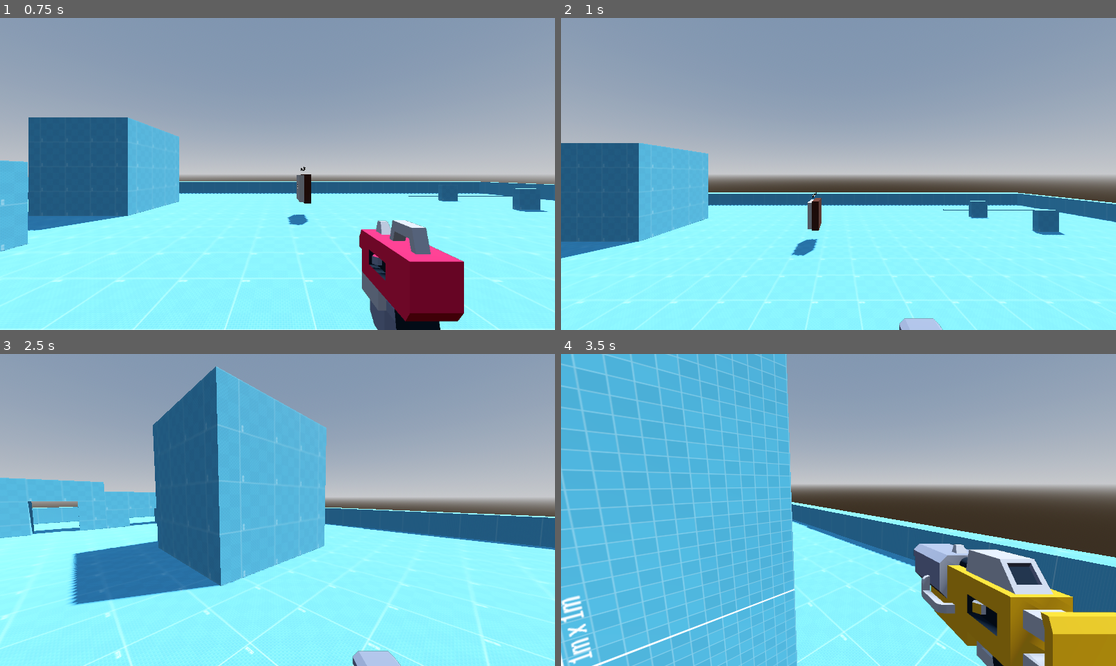
Above: before the commit, frames 1-4 (two rows, left to right).
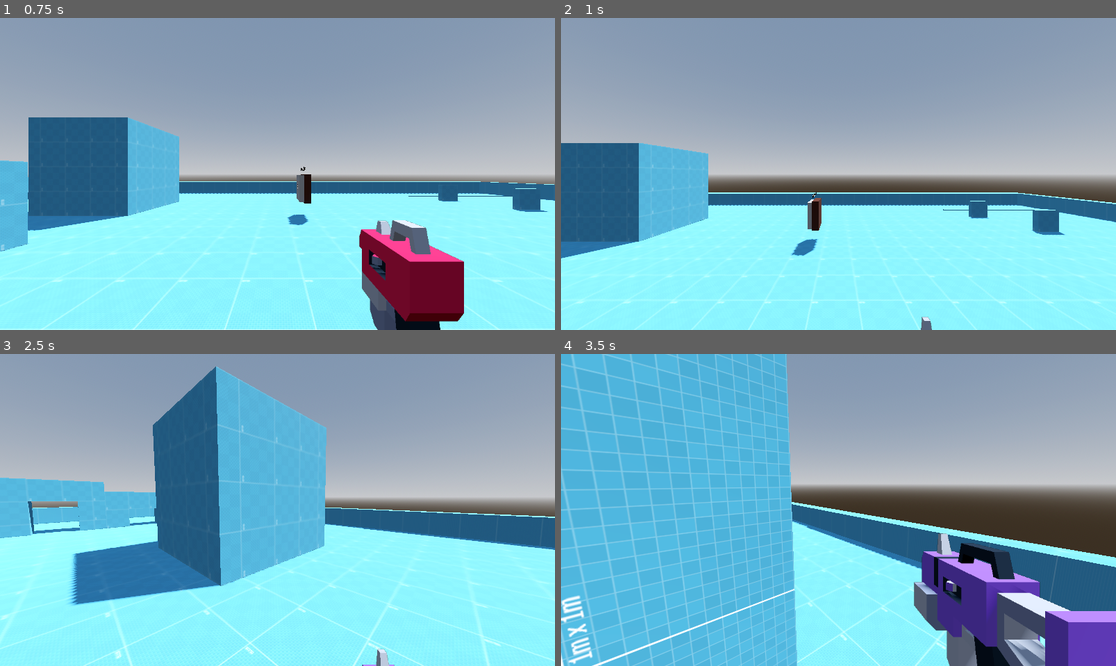
Above: after the commit, the same moments.

Repository: dragon1freak/fps-template
Game: Godot game, scene res://scenes/test_gym/test_gym.tscn
Two runs of this game, one before a commit and one after it. Both use one fixed random seed, a clock stepped at 60 frames per second and the inputs below.
Inputs (mouse positions are in pixels of both pictures, inside the frame that each line leads up to):
- Up to frame 1 (0.75 s): move the mouse to (399, 158) at 0.52 s; hold D (strafe_right) from 0.53 s (still down); click (399, 158) at 0.6 s
- Up to frame 2 (1 s): keep holding D (strafe_right); tap Space (jump) at 0.77 s; tap Q (switch_weapon) at 0.8 s
- Up to frame 3 (2.5 s): move the mouse to (249, 510) at 1.27 s; release D (strafe_right) at 1.28 s; hold W (move_forward) from 1.28 s (still down); tap Q (switch_weapon) at 1.35, 2.3 s; tap Space (jump) at 1.52 s; click (249, 510) at 1.55 s; move the mouse to (288, 503) at 2.02 s; tap F (interact) at 2.1 s
- Up to frame 4 (3.5 s): keep holding W (move_forward); move the mouse to (832, 516) at 2.77 s; click (832, 516) at 2.85 s; tap Space (jump) at 3.02 s

Frame 1 is identical in both runs. In frame 2, 0.3% of the frame differs, in the area x 60-69%, y 95-100%; in frame 3, 0.3%; in frame 4, 10%, in the area x 63-100%, y 57-100%.

Commit message:
Reorganized a bit, added weapon state swapping

Diff:
--- /dev/null
+++ b/global/audio.gd
@@ -0,0 +1,59 @@
+extends Node
+
+# Code adapted from KidsCanCode
+
+var num_players := 18
+var default_bus := "Master"
+var default_volume := -6.0
+
+var available = []  # The available players.
+var queue = []  # The queue of sounds to play.
+
+
+func _ready() -> void:
+	for i in num_players:
+		var p = AudioStreamPlayer.new()
+		add_child(p)
+
+		available.append(p)
+
+		p.volume_db = default_volume
+		p.finished.connect(_on_stream_finished.bind(p))
+		p.bus = default_bus
+
+
+func _on_stream_finished(stream) -> void:
+	available.append(stream)
+
+
+func play(sound, bus := default_bus, volume := default_volume) -> void:
+	if sound is String:
+		play_by_path(sound, bus, volume)
+	elif sound is AudioStream:
+		play_by_stream(sound, bus, volume)
+
+
+func play_by_path(sound_path: String, bus : String, volume : float) -> void:
+	var sounds = sound_path.split(",")
+	var audio_stream = load("res://" + sounds[randi() % sounds.size()].strip_edges())
+	queue.append({"stream": audio_stream, "bus": bus, "volume": volume})
+
+
+func play_by_stream(audio_stream: AudioStream, bus : String, volume : float) -> void:
+	queue.append({"stream": audio_stream, "bus": bus, "volume": volume})
+
+
+func _process(_delta) -> void:
+	if not queue.is_empty() and not available.is_empty():
+		var next = queue.pop_front()
+		var next_player = available.pop_front()
+		if next.stream is String:
+			next_player.stream = load(next.stream)
+		elif next.stream is AudioStream:
+			next_player.stream = next.stream
+
+		if next_player.bus != next.bus:
+			next_player.bus = next.bus
+		next_player.volume_db = next.volume
+		next_player.play()
+		next_player.pitch_scale = randf_range(0.9, 1.1)
--- a/project.godot
+++ b/project.godot
@@ -14,6 +14,10 @@
 run/main_scene="res://scenes/test_gym/test_gym.tscn"
 config/features=PackedStringArray("4.3", "Forward Plus")
 config/icon="res://icon.svg"
+
+[autoload]
+
+Audio="*res://global/audio.gd"
 
 [input]
 
--- a/scenes/player/player.gd
+++ b/scenes/player/player.gd
@@ -78,6 +78,8 @@
 
 var tween : Tween
 func initiate_change_weapon(index):
+	right_hand.set_is_shooting(false)
+
 	weapon_index = index
 
 	tween = get_tree().create_tween()
--- a/scenes/player/player.tscn
+++ b/scenes/player/player.tscn
@@ -1,31 +1,35 @@
-[gd_scene load_steps=21 format=3 uid="uid://clgbxao7515tt"]
+[gd_scene load_steps=24 format=3 uid="uid://clgbxao7515tt"]
 
 [ext_resource type="Script" path="res://scenes/player/player.gd" id="1_ah64t"]
 [ext_resource type="Script" path="res://scripts/stat_block.gd" id="2_46c7b"]
 [ext_resource type="Script" path="res://scripts/FSM/state_machine.gd" id="2_qhsxl"]
 [ext_resource type="Script" path="res://weapon.gd" id="2_w3ppi"]
-[ext_resource type="PackedScene" uid="uid://buc6h2h8ai5h4" path="res://blasterG.glb" id="4_co1wp"]
+[ext_resource type="AudioStream" uid="uid://de585amwg5iv6" path="res://sounds/weapons/laserLarge_000.ogg" id="4_h8r18"]
 [ext_resource type="Script" path="res://scenes/player/no_clip_camera.gd" id="4_hy8vk"]
+[ext_resource type="AudioStream" uid="uid://jxrcu45tsgfy" path="res://sounds/weapons/reload_end.ogg" id="4_m7y4k"]
 [ext_resource type="Script" path="res://scenes/player/states/idle.gd" id="4_sd7vf"]
 [ext_resource type="Script" path="res://scenes/player/interactor.gd" id="5_21qci"]
-[ext_resource type="PackedScene" uid="uid://bg2ujckow4hqh" path="res://blasterC.glb" id="5_g8ehu"]
+[ext_resource type="AudioStream" uid="uid://htllncfymegd" path="res://sounds/weapons/start_reload.ogg" id="5_5814m"]
+[ext_resource type="PackedScene" uid="uid://bg2ujckow4hqh" path="res://models/weapons/blasterC.glb" id="5_g8ehu"]
+[ext_resource type="Resource" uid="uid://cs1txkd3r1vuk" path="res://scenes/player/weapon_states/default_weapon_states.tres" id="5_hkjfa"]
+[ext_resource type="PackedScene" uid="uid://bn6y7j6nvhwr3" path="res://models/weapons/blasterD.glb" id="5_kmphp"]
 [ext_resource type="Script" path="res://scenes/player/states/run.gd" id="5_rmbbx"]
+[ext_resource type="AudioStream" uid="uid://dd56gjkdv8l37" path="res://sounds/weapons/laserSmall_001.ogg" id="6_03k2u"]
 [ext_resource type="Script" path="res://scenes/player/states/jump.gd" id="6_5jj8m"]
+[ext_resource type="AudioStream" uid="uid://dndwxtat4p4wo" path="res://sounds/weapons/reload_step.ogg" id="6_oetyi"]
 [ext_resource type="Script" path="res://scenes/player/states/fall.gd" id="7_5a0et"]
 [ext_resource type="Script" path="res://scenes/player/player_weapon_slot.gd" id="8_foj71"]
-[ext_resource type="Script" path="res://scenes/player/weapon_states/idle.gd" id="10_jwke7"]
-[ext_resource type="Script" path="res://scenes/player/weapon_states/shoot.gd" id="11_06pgs"]
-[ext_resource type="Script" path="res://scenes/player/weapon_states/reload.gd" id="12_x5o34"]
 
 [sub_resource type="Resource" id="Resource_p5il2"]
 script = ExtResource("2_w3ppi")
+states = ExtResource("5_hkjfa")
 model = ExtResource("5_g8ehu")
 position = Vector3(0.324, -0.264, -0.929)
 rotation = Vector3(0, 180, 0)
 muzzle_position = Vector3(0, 0, 0)
 muzzle_scale = Vector3(1, 1, 1)
 automatic = false
-fire_rate = 0.1
+fire_rate = 0.3
 max_magazine_size = 8
 reload_time = 0.5
 max_range = 100
@@ -34,17 +38,22 @@
 shot_count = 1
 knockback = 20
 kick = 0.2
+sound_shoot = ExtResource("4_h8r18")
+sound_reload_start = ExtResource("5_5814m")
+sound_reload_step = ExtResource("6_oetyi")
+sound_reload_end = ExtResource("4_m7y4k")
 
 [sub_resource type="Resource" id="Resource_4adl4"]
 script = ExtResource("2_w3ppi")
-model = ExtResource("4_co1wp")
+states = ExtResource("5_hkjfa")
+model = ExtResource("5_kmphp")
 position = Vector3(0.324, -0.264, -0.929)
 rotation = Vector3(0, 180, 0)
 muzzle_position = Vector3(0, 0, 0)
 muzzle_scale = Vector3(1, 1, 1)
 automatic = true
-fire_rate = 0.1
-max_magazine_size = 8
+fire_rate = 0.15
+max_magazine_size = 16
 reload_time = 0.5
 max_range = 100
 damage = 25.0
@@ -52,6 +61,10 @@
 shot_count = 1
 knockback = 20
 kick = 0.2
+sound_shoot = ExtResource("6_03k2u")
+sound_reload_start = ExtResource("5_5814m")
+sound_reload_step = ExtResource("6_oetyi")
+sound_reload_end = ExtResource("4_m7y4k")
 
 [sub_resource type="Resource" id="Resource_ytgok"]
 script = ExtResource("2_46c7b")
@@ -133,20 +146,10 @@
 [node name="blasterC" parent="Pivot/MainCamera/SubViewportContainer/SubViewport/NoClipCamera/Container/RightHand/ModelContainer/blasterC2" index="0"]
 layers = 2
 
-[node name="WeaponState" type="Node" parent="Pivot/MainCamera/SubViewportContainer/SubViewport/NoClipCamera/Container/RightHand" node_paths=PackedStringArray("state_target", "initial_state")]
+[node name="WeaponState" type="Node" parent="Pivot/MainCamera/SubViewportContainer/SubViewport/NoClipCamera/Container/RightHand" node_paths=PackedStringArray("state_target")]
 unique_name_in_owner = true
 script = ExtResource("2_qhsxl")
 state_target = NodePath("..")
-initial_state = NodePath("Idle")
-
-[node name="Idle" type="Node" parent="Pivot/MainCamera/SubViewportContainer/SubViewport/NoClipCamera/Container/RightHand/WeaponState"]
-script = ExtResource("10_jwke7")
-
-[node name="Shoot" type="Node" parent="Pivot/MainCamera/SubViewportContainer/SubViewport/NoClipCamera/Container/RightHand/WeaponState"]
-script = ExtResource("11_06pgs")
-
-[node name="Reload" type="Node" parent="Pivot/MainCamera/SubViewportContainer/SubViewport/NoClipCamera/Container/RightHand/WeaponState"]
-script = ExtResource("12_x5o34")
 
 [node name="ShotCast" type="RayCast3D" parent="Pivot/MainCamera/SubViewportContainer/SubViewport/NoClipCamera/Container/RightHand"]
 unique_name_in_owner = true
@@ -154,6 +157,8 @@
 collision_mask = 9
 hit_from_inside = true
 collide_with_areas = true
+
+[node name="AudioStreamPlayer" type="AudioStreamPlayer" parent="Pivot/MainCamera/SubViewportContainer/SubViewport/NoClipCamera/Container/RightHand"]
 
 [node name="MovementState" type="Node" parent="." node_paths=PackedStringArray("state_target", "initial_state")]
 unique_name_in_owner = true
--- a/scenes/player/weapon_slot.gd
+++ b/scenes/player/weapon_slot.gd
@@ -18,25 +18,31 @@
 
 
 func set_weapon(new_weapon : WeaponConfig) -> void:
-	current_weapon = new_weapon
 
 	# Step 1. Remove previous weapon model(s)
 	for n in model_container.get_children():
 		model_container.remove_child(n)
+		#n.queue_free()
 
 	# Step 2. Place new weapon model
-	var weapon_model = current_weapon.model.instantiate()
+	var weapon_model = new_weapon.model.instantiate()
 	model_container.add_child(weapon_model)
 
-	model_container.position = current_weapon.position
-	weapon_model.rotation_degrees = current_weapon.rotation
+	model_container.position = new_weapon.position
+	weapon_model.rotation_degrees = new_weapon.rotation
 
 	# Step 3. Set model to only render on layer 2 (the weapon camera)
 	for child in weapon_model.find_children("*", "MeshInstance3D"):
 		child.layers = 2
 
 	# Set weapon data
-	shot_cast.target_position = Vector3(0, 0, -1) * current_weapon.max_range
+	shot_cast.target_position = Vector3(0, 0, -1) * new_weapon.max_range
+
+	# If the WeaponStateConfig resource is different than the previous one, change out the states
+	if current_weapon == null or current_weapon.states != new_weapon.states:
+		weapon_state.set_states(new_weapon.states.get_states())
+
+	current_weapon = new_weapon
 
 
 func set_is_shooting(value : bool) -> void:
--- /dev/null
+++ b/scenes/player/weapon_states/default_weapon_states.tres
@@ -0,0 +1,14 @@
+[gd_resource type="Resource" script_class="WeaponStateConfig" load_steps=5 format=3 uid="uid://cs1txkd3r1vuk"]
+
+[ext_resource type="Script" path="res://weapon_state_config.gd" id="1_20by6"]
+[ext_resource type="Script" path="res://scenes/player/weapon_states/idle.gd" id="2_x0gu2"]
+[ext_resource type="Script" path="res://scenes/player/weapon_states/shoot.gd" id="3_p523y"]
+[ext_resource type="Script" path="res://scenes/player/weapon_states/reload.gd" id="4_ih12h"]
+
+[resource]
+script = ExtResource("1_20by6")
+states = {
+"Idle": ExtResource("2_x0gu2"),
+"Reload": ExtResource("4_ih12h"),
+"Shoot": ExtResource("3_p523y")
+}
--- a/scenes/player/weapon_states/shoot.gd
+++ b/scenes/player/weapon_states/shoot.gd
@@ -7,7 +7,9 @@
 
 
 func do_shoot() -> void:
-	print("bang")
+	# Play shoot sounds
+	if current_weapon.sound_shoot:
+		Audio.play(current_weapon.sound_shoot, "SFX")
 	current_weapon.current_magazine -= 1
 	await get_tree().create_timer(current_weapon.fire_rate).timeout
 
--- a/scripts/FSM/npc_state.gd
+++ b/scripts/FSM/npc_state.gd
@@ -5,7 +5,6 @@
 @export var state_target : Node
 
 
-var target : CharacterBody3D
 var player: CharacterBody3D
 
 
--- a/scripts/FSM/state_machine.gd
+++ b/scripts/FSM/state_machine.gd
@@ -55,3 +55,18 @@
 
 	new_state.enter(state_target)
 	current_state = new_state
+
+
+func set_states(new_states : Dictionary) -> void:
+	current_state = null
+	for n in get_children():
+		self.remove_child(n)
+		n.queue_free()
+
+	for key in new_states:
+		var new_state = Node.new()
+		new_state.name = key
+		new_state.set_script(new_states[key])
+		self.add_child(new_state)
+	register_children()
+	on_child_transition(null, new_states.keys()[0])
--- a/weapon.gd
+++ b/weapon.gd
@@ -1,5 +1,7 @@
 extends Resource
 class_name WeaponConfig
+
+@export var states : WeaponStateConfig
 
 @export_subgroup("Model")
 @export var model: PackedScene  # Model of the weapon
--- /dev/null
+++ b/weapon_state_config.gd
@@ -0,0 +1,13 @@
+extends Resource
+class_name WeaponStateConfig
+
+
+@export var states : Dictionary = {
+	"Idle": preload("res://scenes/player/weapon_states/idle.gd"),
+	"Shoot": preload("res://scenes/player/weapon_states/shoot.gd"),
+	"Reload": preload("res://scenes/player/weapon_states/reload.gd")
+}
+
+
+func get_states() -> Dictionary:
+	return states
Renamed: utils.gd -> global/utils.gd
Renamed: blasterC.glb -> models/weapons/blasterC.glb
Not shown, changed: models/weapons/blasterC.glb.import
Renamed: blasterD.glb -> models/weapons/blasterD.glb
Not shown, changed: models/weapons/blasterD.glb.import
Renamed: blasterG.glb -> models/weapons/blasterG.glb
Not shown, changed: models/weapons/blasterG.glb.import
Not shown, added: sounds/weapons/laserLarge_000.ogg.import
Not shown, added: sounds/weapons/laserLarge_001.ogg.import
Not shown, added: sounds/weapons/laserSmall_001.ogg.import
Not shown, added: sounds/weapons/reload_end.ogg.import
Not shown, added: sounds/weapons/reload_step.ogg.import
(and 7 more such lines)
